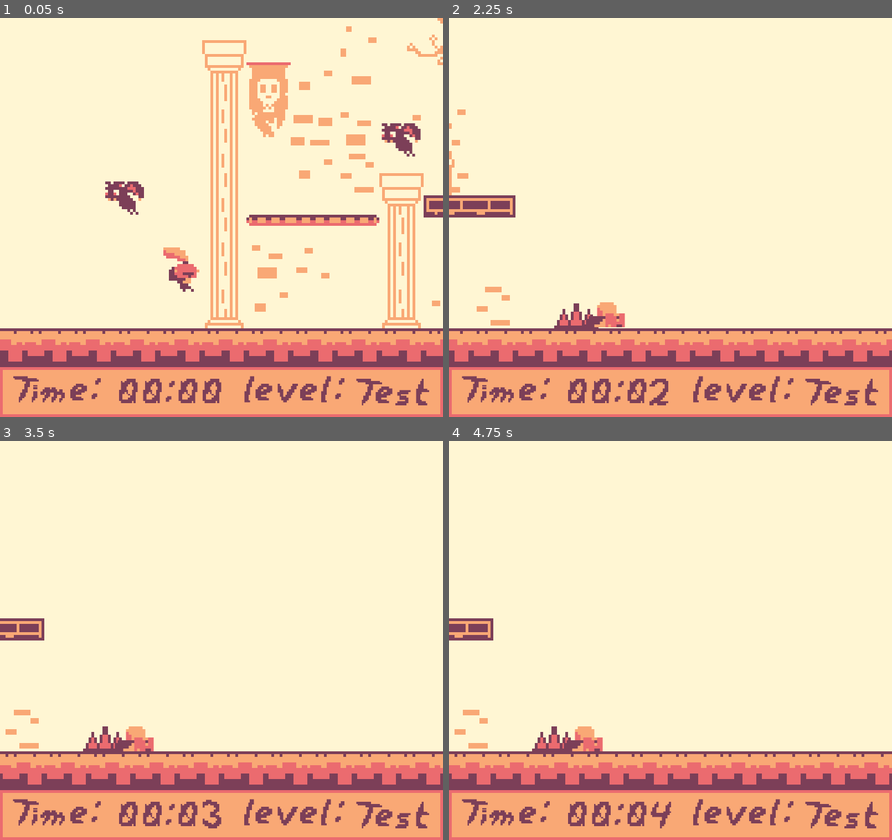
Above: before the commit, frames 1-4 (two rows, left to right).
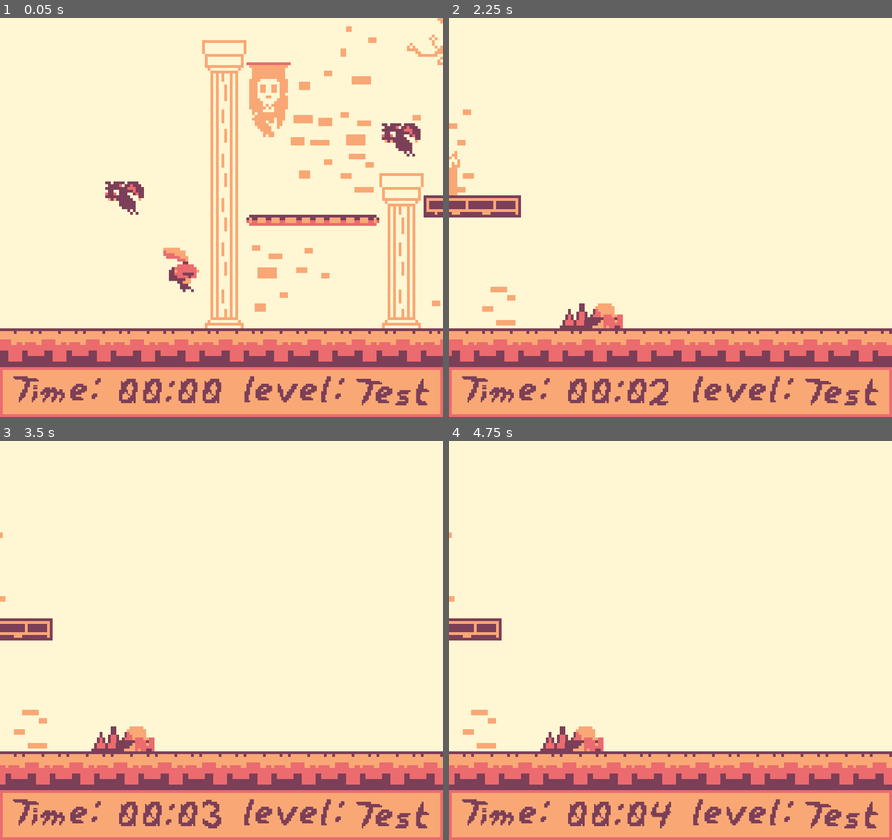
Above: after the commit, the same moments.

Repository: CBurgess97/godot-platformer
Game: Godot game, scene res://Game.tscn
The game is run twice, just before and just after one commit, with the same random seed, the same clock (stepped at 60 frames per second) and the same inputs.
Inputs:
- Up to frame 1 (0.05 s): no input
- Up to frame 2 (2.25 s): hold Right (ui_right) 0.53-2.03 s; tap Up (ui_up) at 0.77, 1.52 s; hold Left (ui_left) from 2.03 s (still down)
- Up to frame 3 (3.5 s): tap Enter at 2.75 s; release Left (ui_left) at 2.78 s; hold Right (ui_right) from 2.78 s (still down); tap Up (ui_up) at 3.02 s
- Up to frame 4 (4.75 s): tap Space at 3.5 s; tap Up (ui_up) at 3.77, 4.52 s; release Right (ui_right) at 4.28 s; hold Left (ui_left) from 4.28 s (still down)

The runs differ from the first frame. In frame 1, less than 0.1% of the frame differs, in the area x 36-45%, y 57-69%; in frame 2, 2.9%; in frame 3, 2.9%, in the area x 0-100%, y 22-87%; in frame 4, 2.9%.

Commit message:
Tweak Player Fall Speed and Gravity

Diff:
--- a/Player/player.tscn
+++ b/Player/player.tscn
@@ -36,7 +36,8 @@
 speed = 160.0
 friction = 10.0
 jump_velocity = -220.0
-gravity = 475.0
+gravity = 525.0
+fall_gravity_multiplier = 1.8
 jump_cut_multiplier = 0.3
 peak_jump_speed_multiplier = 1.0
 gravity_clamp = 200.0
